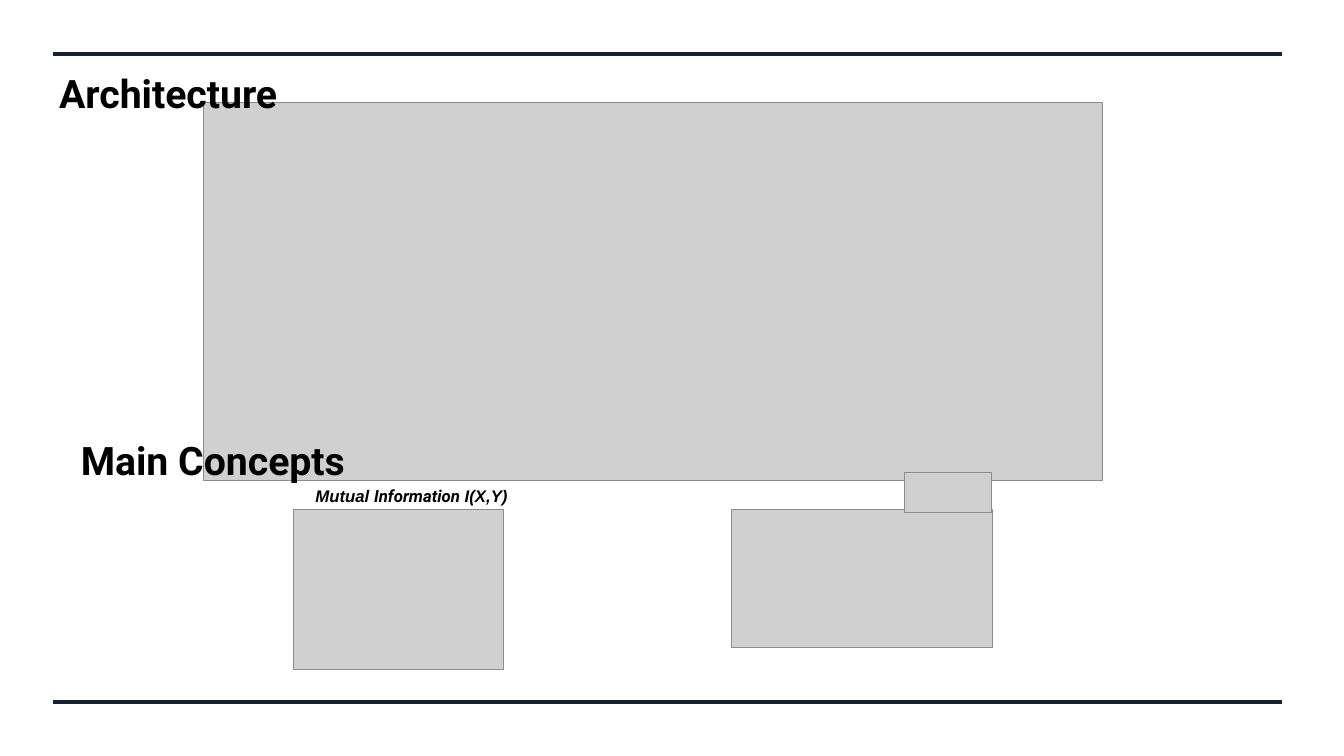
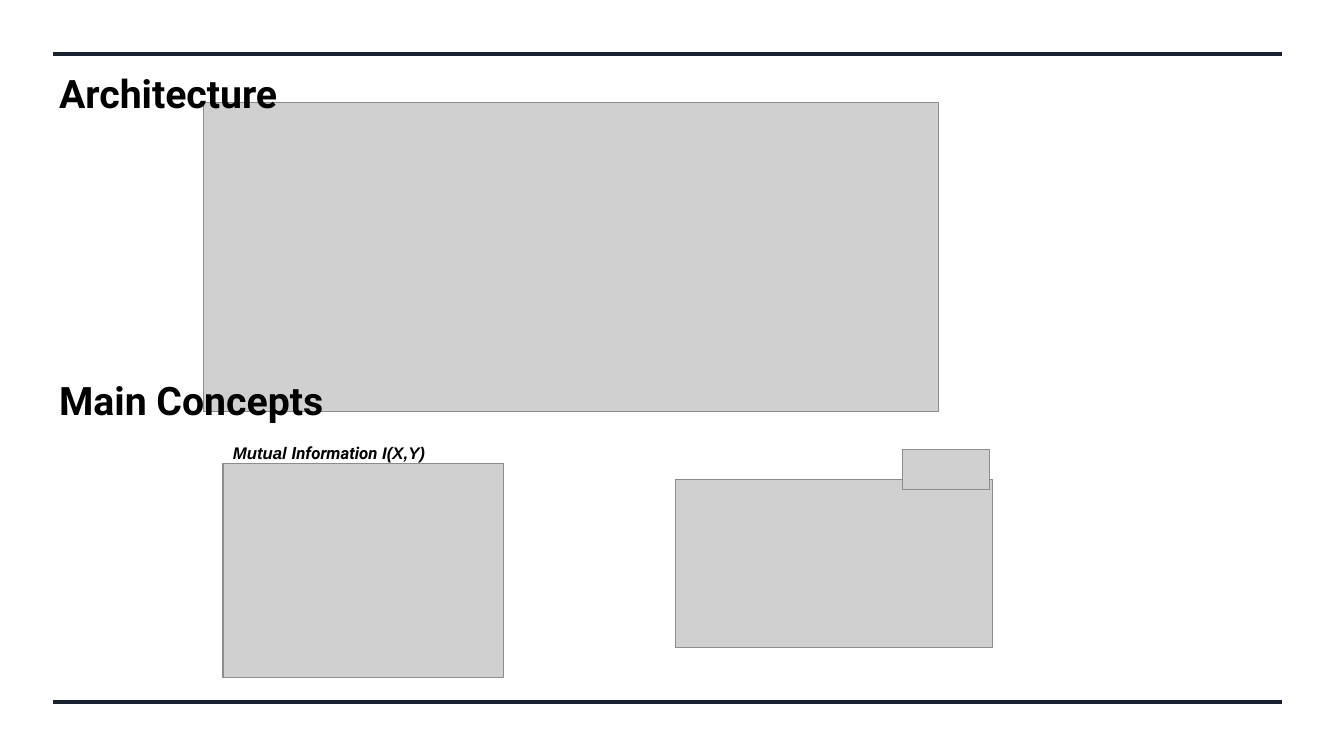
Before and after one commit to swatinanda/CS410-Fall2021-TeamAlpha, a slide deck: slide 4 of Team_Alpha_Presentation.pptx (slide 3 before the commit). Drawn at 1344x756 pixels with LibreOffice and Linux fonts; fonts in the diff are those of the drawing; grey boxes stand for pictures. Boxes give left, top, right and bottom in pixels: in the first picture for what was removed or moved away, otherwise in the second. Text is boxed around its words. In the diff, an @@ line names an element or a change of style, - is before the commit and + after.

```diff
--- a/Team_Alpha_Presentation.pptx
+++ b/Team_Alpha_Presentation.pptx
@@ picture: place and size @@
-picture at [204,103,1103,481]
+picture at [204,103,939,411]
@@ text "Main Concepts": place and size @@
-text "Main Concepts" at [81,440,345,486]
+text "Main Concepts" at [59,380,323,426]
@@ text "Mutual Information I(X,Y)": place and size @@
-text "Mutual Information I(X,Y)" at [315,489,508,506]
+text "Mutual Information I(X,Y)" at [233,446,425,464]
@@ picture: place and size @@
-picture at [294,510,504,669]
+picture at [223,464,503,678]
@@ picture: place and size @@
-picture at [904,473,991,513]
+picture at [903,450,990,490]
@@ picture: place and size @@
-picture at [732,510,993,648]
+picture at [676,480,993,647]
```
Also in this commit, not shown: 1 other slide changed, 1 slide added.
